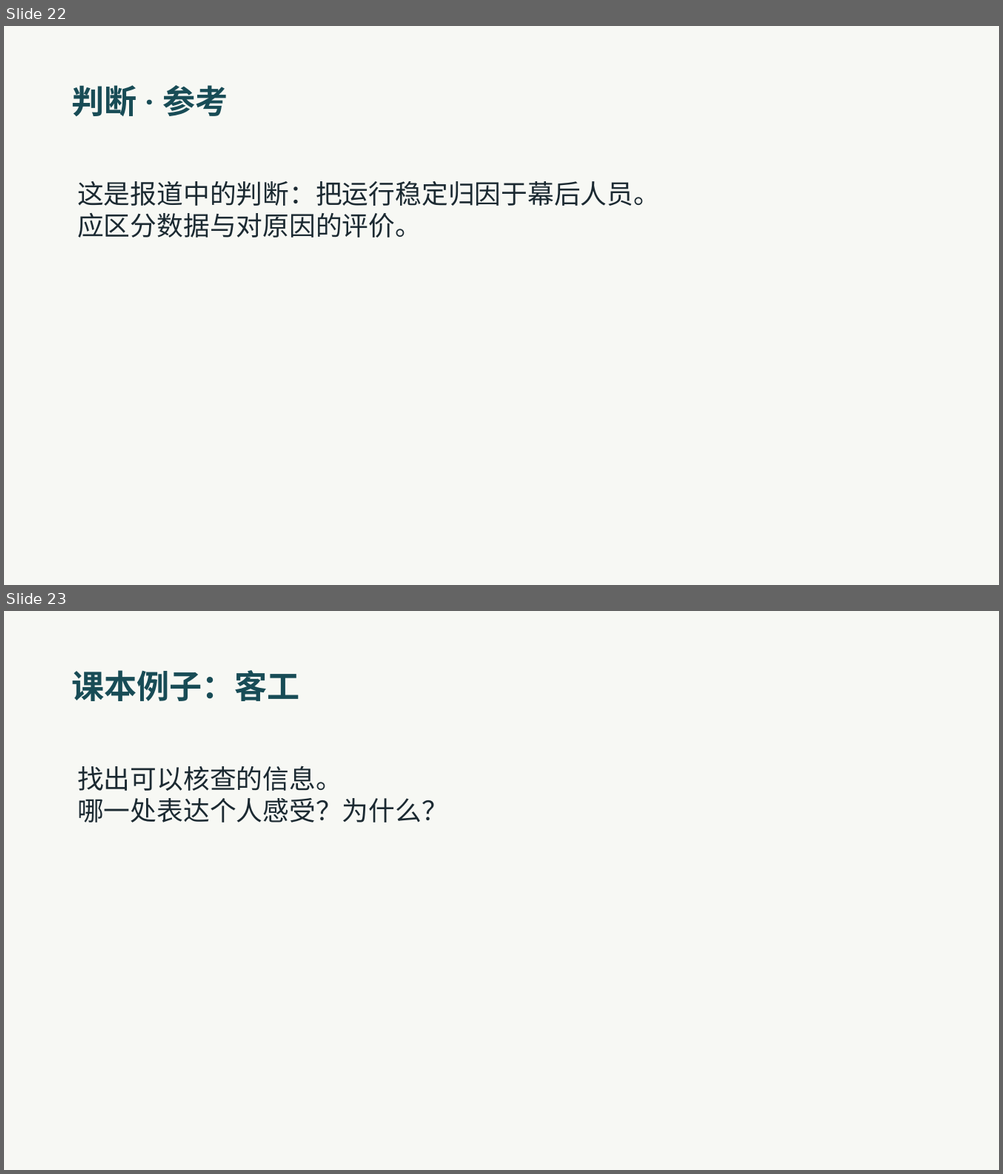
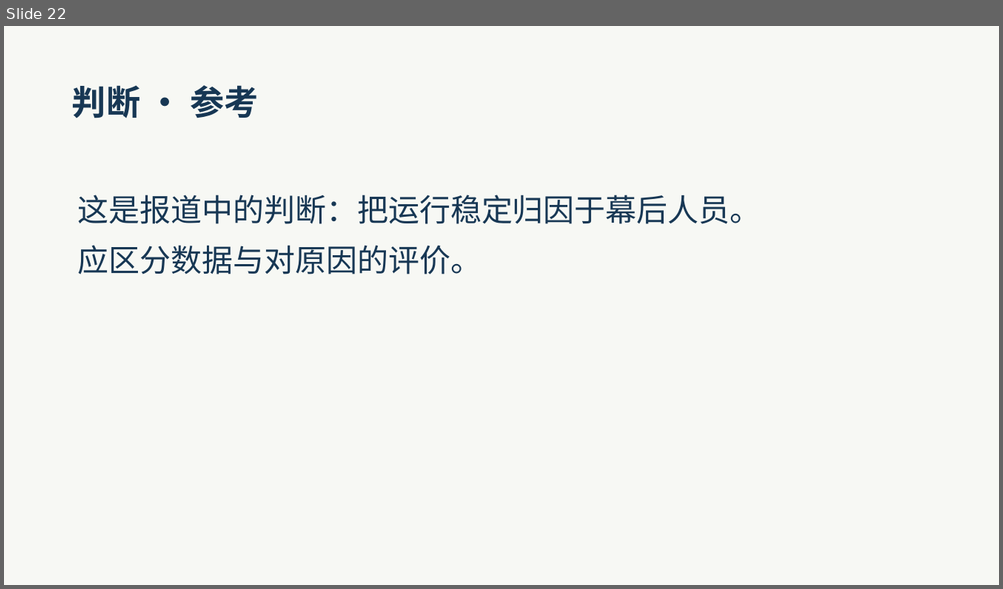
Before and after one commit to lf9675/huawentong-home, a slide deck: du/textbook/1hcl/unit6/shicheng-xuexi/teacher-slides.pptx. Shown one above the other, each under a label of ours: slides 22 and 23 before the commit, slide 22 after it. The pictures are 1003x1174 and 1003x589 pixels, drawn with LibreOffice and Linux fonts; fonts in the diff are those of the drawing. Boxes give left, top, right and bottom in pixels: in the first picture for what was removed or moved away, otherwise in the second. Text is boxed around its words. In the diff, an @@ line names an element or a change of style, - is before the commit and + after.

```diff
--- a/du/textbook/1hcl/unit6/shicheng-xuexi/teacher-slides.pptx
+++ b/du/textbook/1hcl/unit6/shicheng-xuexi/teacher-slides.pptx
@@ slide 23 removed at bbox=[4, 611, 999, 1170], background #F7F8F4 @@
@@ text removed at bbox=[72, 670, 300, 701] @@
-课本例子：客工
@@ text removed at bbox=[77, 766, 448, 823] @@
-找出可以核查的信息。
-哪一处表达个人感受？为什么？
@@ slide 22 changed as well @@
@@ text "判断 · 参考" at bbox=[72, 85, 258, 118]: size 31.5 to 33 pt, font Roboto to Noto Sans CJK SC, text colour #184C56 to #173754 @@
@@ text "这是报道中的判断：把运行稳定归因于幕后人员。" at bbox=[77, 195, 761, 275]: size 25.5 to 30 pt, text colour #1B2931 to #173754; line spacing 1 to 1.35 @@
```
Also in this commit, not shown: 26 other slides changed, 6 slides added, 16 other files.
